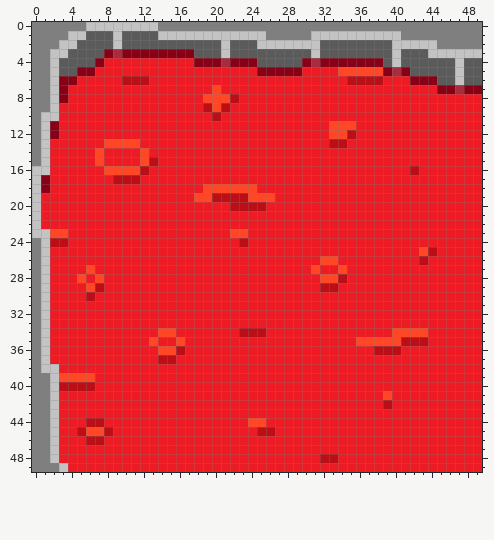
Pixel-art sprite -- images/l0110.png. The picture above was drawn from the file before the commit.
The file is 50x50 pixels.
New version:
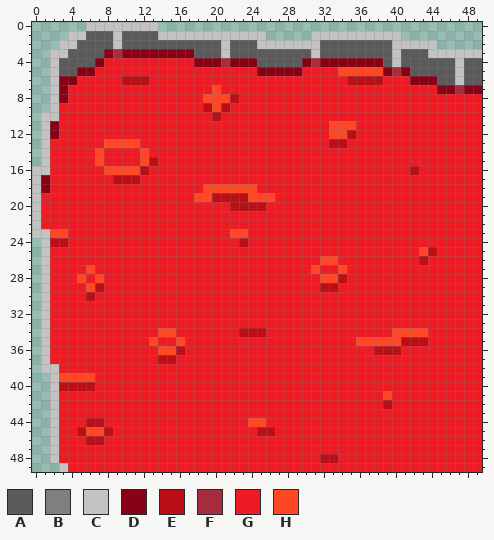
Palette (. is transparent): A #5b5b5b  B #7f7f7f  C #c3c3c3  D #880015  E #bb0f17  F #a62d3f  G #ed1c24  H #ff4726
From old to new:
y 0: x 0..5 BBBBBB -> ......; x 14..49 BBBBBBBBBBBBBBBBBBBBBBBBBBBBBBBBBBBB -> ....................................
y 1: x 0..3 BBBB -> ....; x 26..30 BBBBB -> .....; x 41..49 BBBBBBBBB -> .........
y 2: x 0..2 BBB -> ...; x 45..49 BBBBB -> .....
y 3..9: x 0..1 BB -> ..
y 10..15: x 0 B -> .
y 24..38: x 0 B -> .
y 39..48: x 0..1 BB -> ..
y 49: x 0..2 BBB -> ...
